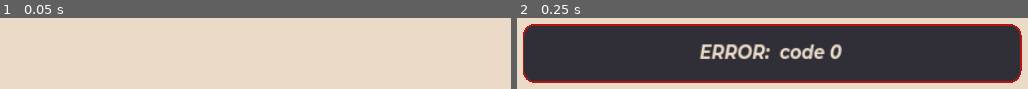
Above: before the commit, frames 1-2 (left to right).
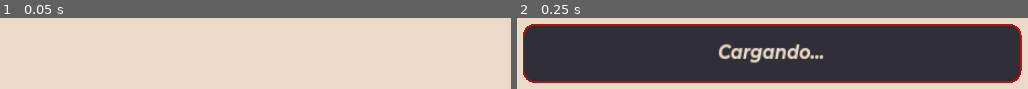
Above: after the commit, the same moments.

Repository: JesusRoberto64/PomoTempo-app
Game: Godot game, scene res://Escenas/Protocols/boot_loader.tscn
The game is run twice, just before and just after one commit, with the same random seed, the same clock (stepped at 60 frames per second) and the same inputs.
Inputs:
- Up to frame 1 (0.05 s): no input
- Up to frame 2 (0.25 s): no input

Frame 1 is identical in both runs. In frame 2, 4.0% of the frame differs, in the area x 35-64%, y 36-64%.

Commit message:
continue lambda callable functions on godot

Diff:
--- a/godot-frtn/Logica/Client/boot_loader.gd
+++ b/godot-frtn/Logica/Client/boot_loader.gd
@@ -19,21 +19,43 @@
 
 func _ready() -> void:
 	controlMessage.show_Message("Cargando...")
+	var test = get_Data_Test(test1, 25)
+	print(test)
+	return
 
 	#=========SEND REQUEST===============#
 	controlMessage.show_Message("Conectando...")
 	request.fetch_Data("mision")
-
 	await request.error_Return
 	if request.error != null:
 		controlMessage.show_Message(request.error)
 		set_Generic_Data()
-		return
-	mision = manageData.mision_Data(request.data_recived)
+	else:
+		mision = manageData.mision_Data(request.data_recived)
 
-	request.fetch_Data("misionregisto")
+	request.fetch_Data("misionregistro")
+	await request.error_Return
+	if request.error != null:
+		controlMessage.show_Message(request.error)
+		set_Generic_Data()
+	else :
+		misionRegistro = manageData.mision_Register_Data(request.data_recived)
 
+	request.fetch_Data("fecha")
+	await request.error_Return
+	if request.error != null:
+		controlMessage.show_Message(request.error)
+		set_Generic_Data()
+	else :
+		fechas = manageData.fechas_Data(request.data_recived)
 
+	request.fetch_Data("fechamisionregistro")
+	await  request.error_Return
+	if request.error != null:
+		controlMessage.show_Message(request.error)
+		set_Generic_Data()
+	else :
+		fechasMisionRegistro = manageData.fecha_Mision_Registro_Data(request.data_recived)
 
 	#get the saved archive
 	var dir = DirAccess.open("res://Recursos/SavedData/")
@@ -60,9 +82,12 @@
 		return
 
 	controlMessage.show_Message("Loaded data succes")
+	#to_Main_Screen()
 
 func to_Main_Screen():
 	get_tree().call_deferred("change_scene_to_packed", mainScene)
+
+
 
 func set_Generic_Data():
 	fechas = {
@@ -86,3 +111,17 @@
 		4: { 2 : 3, 3 : 3 },
 		5: { 1 : 2, 2 : 4, 3 : 1 }
 	}
+
+func get_Data(endpoint: String, process_Func: Callable, generic_Func: Callable):
+	request.fetch_Data(endpoint)
+	await request.error_Return
+	if request.error != null:
+		controlMessage.show_Message(request.error)
+		return generic_Func.call(endpoint)
+	return process_Func.call(request.data_recived)
+
+func get_Data_Test(proces_Func: Callable, num: int):
+	return proces_Func.call(num)
+
+func test1(num: int):
+	return "tested = " + str(num)
--- a/godot-frtn/Logica/Client/client_request.gd
+++ b/godot-frtn/Logica/Client/client_request.gd
@@ -31,4 +31,4 @@
 	var err = request(url+endPoint)
 
 	if err != OK:
-		print("Error on sende")
+		print("Error on send")
--- a/godot-frtn/Logica/Client/manage_data.gd
+++ b/godot-frtn/Logica/Client/manage_data.gd
@@ -2,10 +2,55 @@
 
 func mision_Data(data)-> Dictionary:
 	var newDir = {}
+	for i in data.size():
+		newDir.merge({i : data[i]})
+	return newDir
 
-	for i in data.size():
-		print(i)
-		newDir.merge({i : data[i]})
-	print(newDir)
+func mision_Register_Data(data)-> Dictionary:
+	var newDir = {}
+	for i in data:
+		newDir.merge({i.id : {"nombre": i.nombre, "pomodoro": i.pomodoro}})
+	return {}
 
-	return {}
+func fechas_Data(data)-> Dictionary:
+	var newDir = {}
+	for i in data:
+		newDir.merge({i.fecha : { "id": i.id, "pomodoro": i.pomodoros }})
+	return newDir
+
+func fecha_Mision_Registro_Data(data)-> Dictionary:
+	var newDir = {}
+	for i in data:
+		newDir.merge({i.fecha_id: {}})
+		var regDir = newDir.get(i.fecha_id)
+		regDir.merge({i.mision_id: i.pomodoros})
+	return newDir
+
+func set_Generic_Data(dirVal):
+	print("USED GENRIC!!")
+	match dirVal:
+		"fechas":
+			return {
+				"2024-11-05" : { "id": 3, "pomodoro": 7 },
+				"2024-11-06" : { "id": 4, "pomodoro": 6 },
+				"2024-11-07" : { "id": 5, "pomodoro": 10 }
+				}
+		"mision":
+			return {
+				0 : {"id": 1, "nombre": "Mision Start 4"},
+				1 : {"id": 2, "nombre": "Eliab y el Círculo del juego"},
+				2 : {"id": 3, "nombre": "ChuyRonin 66"}
+				}
+		"misionregistro":
+			return {
+				1 : { "mision": "Mision Start 4", "pomodoro": 0 },
+				2 : { "mision": "Eliab y el Círculo del juego", "pomodoro": 0 },
+				3 : { "mision": "ChuyRonin", "pomodoro": 0 }
+				}
+		"fechamisionregistro":
+			return {
+				3: { 1 : 2, 2 : 2 },
+				4: { 2 : 3, 3 : 3 },
+				5: { 1 : 2, 2 : 4, 3 : 1 }
+				}
+	pass
--- a/godot-frtn/Recursos/SavedData/save_data_00.tres
+++ b/godot-frtn/Recursos/SavedData/save_data_00.tres
@@ -1,63 +1,50 @@
 [gd_resource type="Resource" load_steps=2 format=3]
 
-[ext_resource type="Script" path="res://Logica/DataBaseModels/DataResource.gd" id="1_3te08"]
+[ext_resource type="Script" path="res://Logica/DataBaseModels/DataResource.gd" id="1_froim"]
 
 [resource]
-script = ExtResource("1_3te08")
+script = ExtResource("1_froim")
 fechas = {
-"2024-11-03": {
-"id": 3,
-"pomodoro": 7
+"2024-09-25": {
+"id": 3.0,
+"pomodoro": 4.0
 },
-"2024-11-04": {
-"id": 4,
-"pomodoro": 6
+"2024-09-26": {
+"id": 4.0,
+"pomodoro": 6.0
 },
-"2024-11-05": {
-"id": 5,
-"pomodoro": 10
+"2024-09-27": {
+"id": 5.0,
+"pomodoro": 10.0
 }
 }
 fechasMisionRegistro = {
-3: {
-1: 2,
-2: 2
+3.0: {
+1.0: 2.0,
+2.0: 2.0
 },
-4: {
-2: 3,
-3: 3
+4.0: {
+2.0: 3.0,
+3.0: 3.0
 },
-5: {
-1: 2,
-2: 4,
-3: 1
+5.0: {
+1.0: 2.0,
+2.0: 4.0,
+3.0: 1.0
 }
 }
 misiones = {
 0: {
-"id": 1,
+"id": 1.0,
 "nombre": "Mision Start 4"
 },
 1: {
-"id": 2,
+"id": 2.0,
 "nombre": "Eliab y el Círculo del juego"
 },
 2: {
-"id": 3,
-"nombre": "ChuyRonin 66"
+"id": 3.0,
+"nombre": "ChuyRonin"
 }
 }
-misionResgistro = {
-1: {
-"mision": "Mision Start 4",
-"pomodoro": 0
-},
-2: {
-"mision": "Eliab y el Círculo del juego",
-"pomodoro": 0
-},
-3: {
-"mision": "ChuyRonin",
-"pomodoro": 0
-}
-}
+misionResgistro = {}
